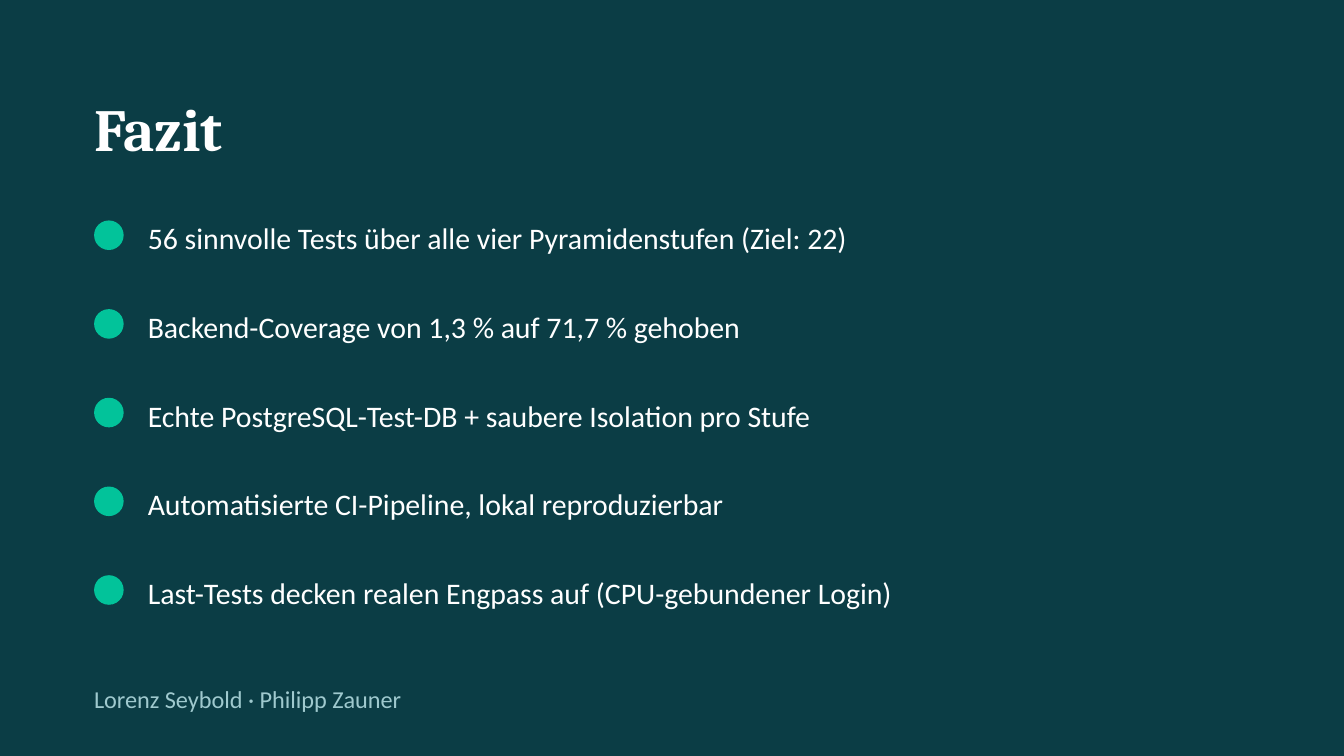
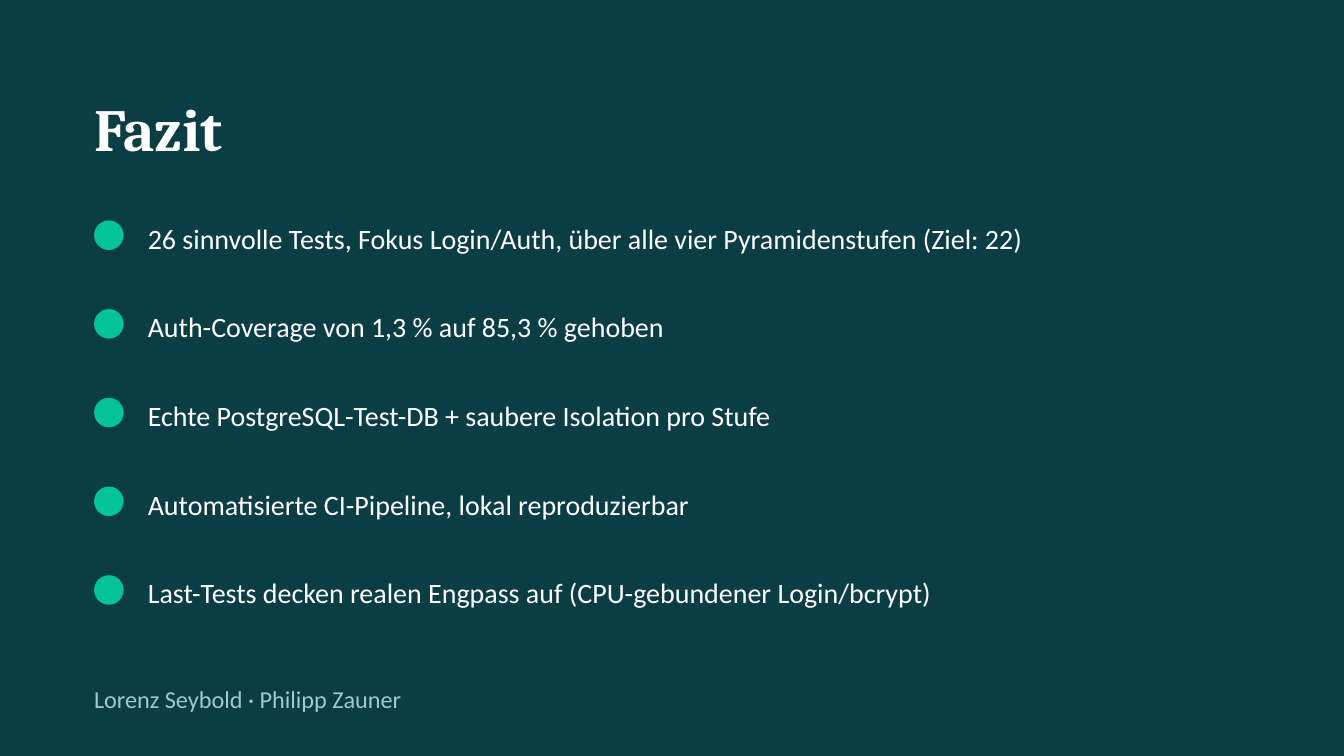
Before and after one commit to Lolo169169/wat4-2026ss-bb-zauner-seybold, a slide deck: slide 10 of PRESENTATION.pptx. Drawn at 1344x756 pixels with LibreOffice and Linux fonts; fonts in the diff are those of the drawing. Boxes give left, top, right and bottom in pixels: in the first picture for what was removed or moved away, otherwise in the second. Text is boxed around its words. In the diff, an @@ line names an element or a change of style, - is before the commit and + after.

Commit message:
refactoring - downsizing the tests. Focus on auth

```diff
--- a/PRESENTATION.pptx
+++ b/PRESENTATION.pptx
@@ text at (x1=148, y1=228, x2=1022, y2=254): text changed; size 16 to 15 pt @@
-56 sinnvolle Tests über alle vier Pyramidenstufen (Ziel: 22)
+26 sinnvolle Tests, Fokus Login/Auth, über alle vier Pyramidenstufen (Ziel: 22)
@@ text at (x1=148, y1=317, x2=664, y2=342): text changed; size 16 to 15 pt @@
-Backend-Coverage von 1,3 % auf 71,7 % gehoben
+Auth-Coverage von 1,3 % auf 85,3 % gehoben
@@ text "Echte PostgreSQL-Test-DB + saubere Isolation ..." at (x1=148, y1=406, x2=770, y2=431): size 16 to 15 pt @@
@@ text "Automatisierte CI-Pipeline, lokal reproduzierbar" at (x1=148, y1=495, x2=688, y2=520): size 16 to 15 pt @@
@@ text at (x1=148, y1=582, x2=931, y2=608): text changed; size 16 to 15 pt @@
-Last-Tests decken realen Engpass auf (CPU-gebundener Login)
+Last-Tests decken realen Engpass auf (CPU-gebundener Login/bcrypt)
```
Also in this commit, not shown: 9 other slides changed, 22 other files.
